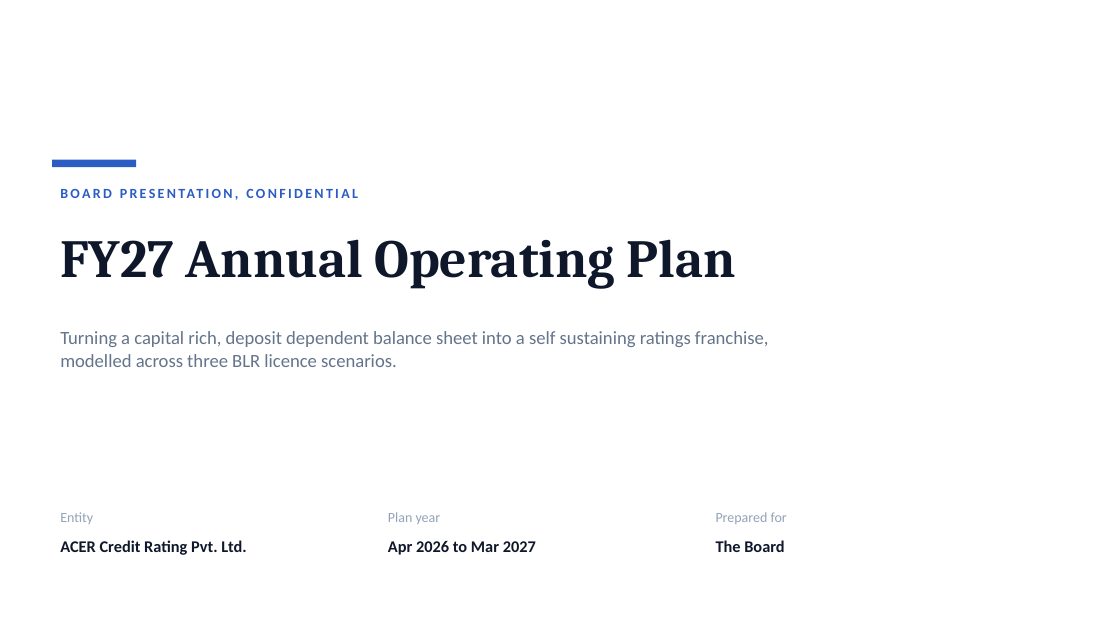
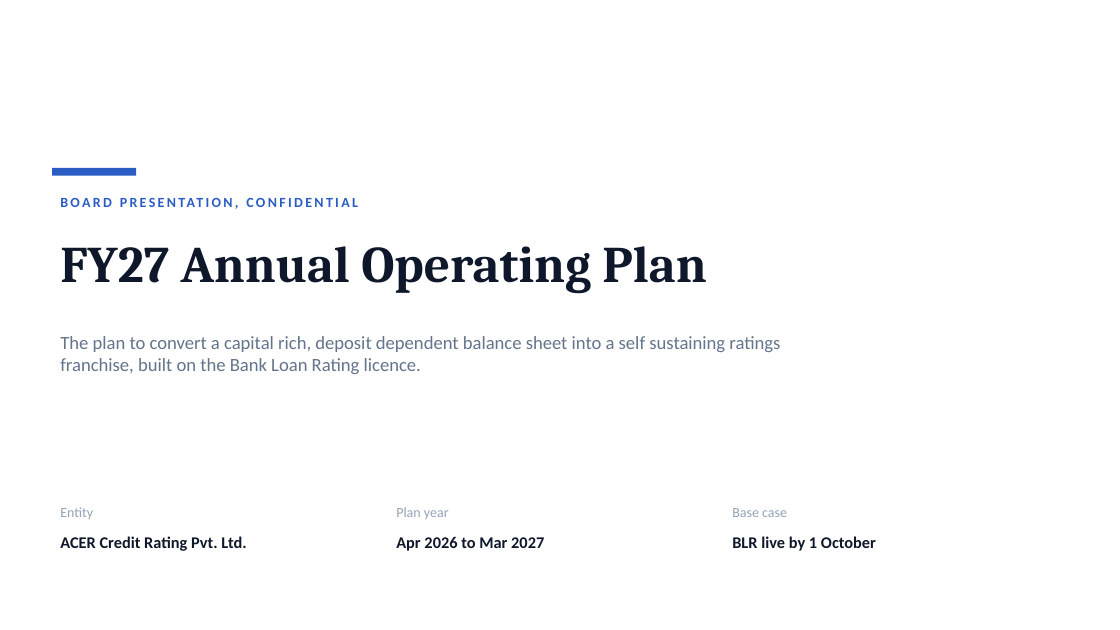
Before and after one commit to acer-developer/AOP, a slide deck: slide 1 of board/AOP_board_presentation.pptx. Drawn at 1120x630 pixels with LibreOffice and Linux fonts; fonts in the diff are those of the drawing. Boxes give left, top, right and bottom in pixels: in the first picture for what was removed or moved away, otherwise in the second. Text is boxed around its words. In the diff, an @@ line names an element or a change of style, - is before the commit and + after.

```diff
--- a/board/AOP_board_presentation.pptx
+++ b/board/AOP_board_presentation.pptx
@@ rectangle: place and size @@
-rectangle at box(52, 160, 136, 167)
+rectangle at box(52, 168, 136, 176)
@@ text "BOARD PRESENTATION, CONFIDENTIAL": place and size @@
-text "BOARD PRESENTATION, CONFIDENTIAL" at box(52, 181, 976, 206)
+text "BOARD PRESENTATION, CONFIDENTIAL" at box(52, 189, 976, 214)
@@ text "FY27 Annual Operating Plan" at box(60, 246, 706, 294): size 46 to 44 pt @@
@@ text at box(60, 336, 780, 374): text changed @@
-Turning a capital rich, deposit dependent balance sheet into a self sustaining ratings franchise, modelled across three BLR licence scenarios.
+The plan to convert a capital rich, deposit dependent balance sheet into a self sustaining ratings franchise, built on the Bank Loan Rating licence.
@@ text "Entity": place and size @@
-text "Entity" at box(60, 512, 93, 524)
+text "Entity" at box(60, 507, 93, 519)
@@ text "Plan year": place and size @@
-text "Plan year" at box(388, 512, 441, 524)
+text "Plan year" at box(396, 507, 449, 519)
@@ text at box(732, 508, 787, 517): text changed @@
-Prepared for
+Base case
@@ text "ACER Credit Rating Pvt. Ltd.": place and size @@
-text "ACER Credit Rating Pvt. Ltd." at box(60, 540, 246, 555)
+text "ACER Credit Rating Pvt. Ltd." at box(60, 536, 246, 551)
@@ text "Apr 2026 to Mar 2027": place and size @@
-text "Apr 2026 to Mar 2027" at box(388, 541, 536, 555)
+text "Apr 2026 to Mar 2027" at box(396, 537, 544, 551)
@@ text at box(732, 536, 876, 551): text changed @@
-The Board
+BLR live by 1 October
```
Also in this commit, not shown: 8 other slides changed, 2 slides added, 1 slide removed, 1 other file.
